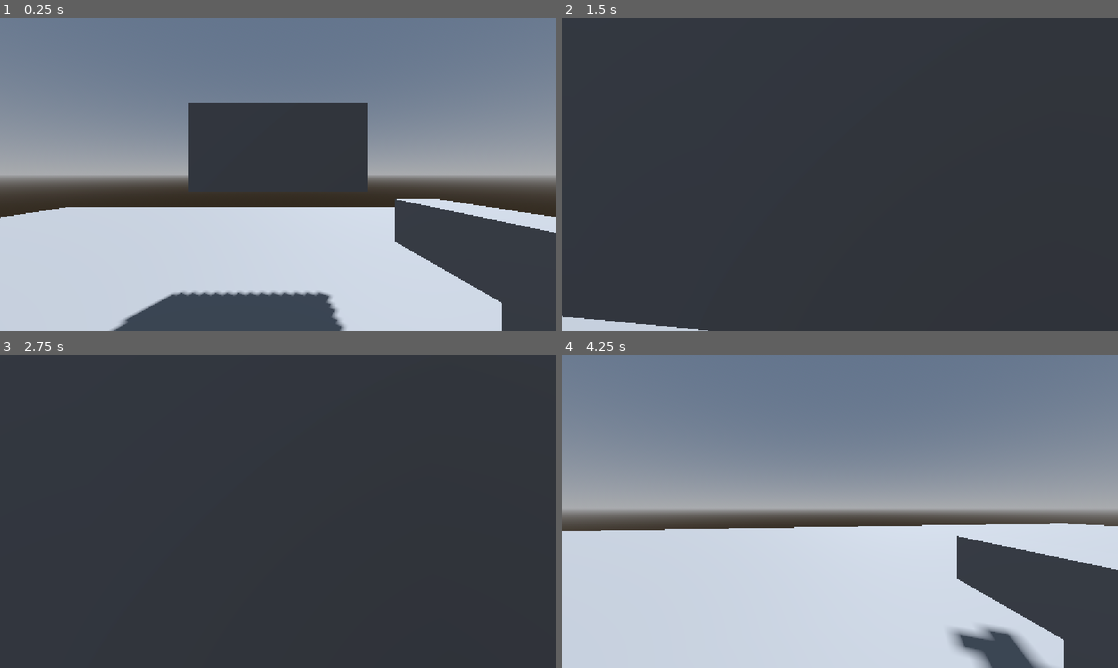
Above: before the commit, frames 1-4 (two rows, left to right).
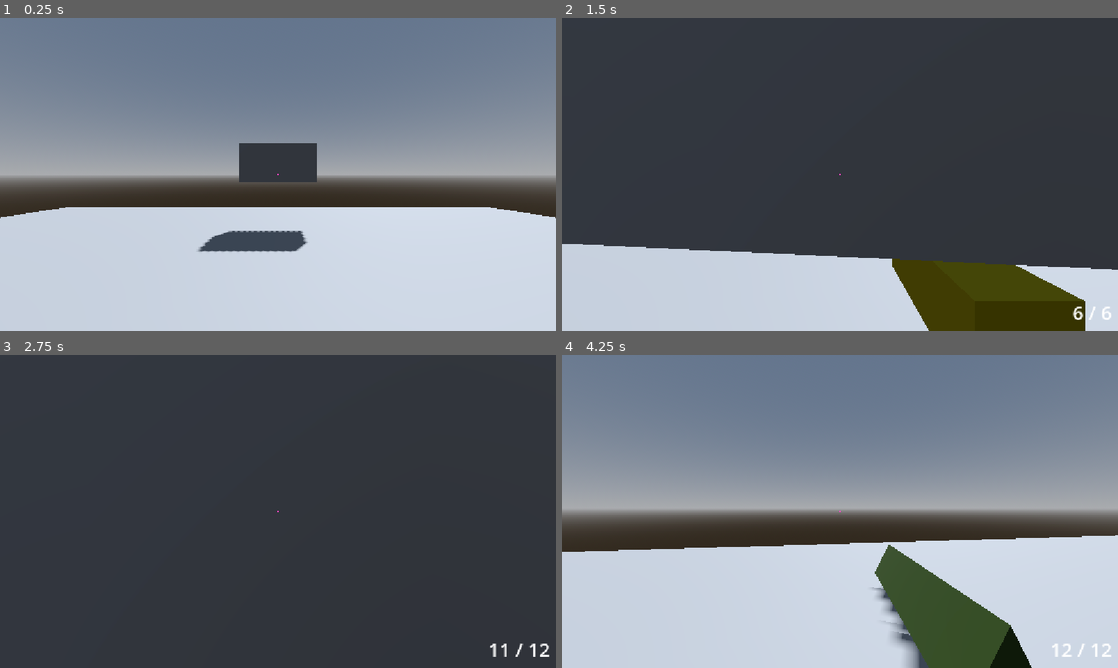
Above: after the commit, the same moments.

Repository: jmenoandrii/one-more-time
Game: Godot game, scene res://main.tscn
Same seed, same stepped clock (60 frames per second), same inputs: the game is played once before the commit and once after it.
Inputs (mouse positions are in pixels of both pictures, inside the frame that each line leads up to):
- Up to frame 1 (0.25 s): no input
- Up to frame 2 (1.5 s): tap Enter at 0.5 s; move the mouse to (867, 174) at 0.52 s; hold W (move_forward) from 0.53 s (still down); click (867, 174) at 0.6 s; tap Space (jump) at 0.77 s; tap 1 (weapon_1, bound only after the commit) at 0.8, 1.35 s; move the mouse to (812, 174) at 1.27 s
- Up to frame 3 (2.75 s): keep holding W (move_forward); tap Space (jump) at 1.52 s; tap 2 (weapon_2, bound only after the commit) at 1.55, 2.1 s; move the mouse to (289, 505) at 2.02 s; click (289, 505) at 2.3 s
- Up to frame 4 (4.25 s): keep holding W (move_forward); tap Space (jump) at 2.75, 3.02, 3.77 s; move the mouse to (834, 517) at 2.77 s; click (834, 517) at 2.85 s; tap 1 (weapon_1, bound only after the commit) at 3.05 s; tap Enter at 3.5 s; move the mouse to (878, 514) at 3.52 s; hold Ctrl (crouch) from 3.53 s (still down); tap 2 (weapon_2, bound only after the commit) at 3.8 s; tap R (reload, bound only after the commit) at 4.15 s

The runs differ from the first frame. In frame 1, 20% of the frame differs, in the area x 19-100%, y 27-100%; in frame 2, 23%, in the area x 0-100%, y 49-100%; in frame 3, 0.1%; in frame 4, 19%.

Commit message:
feat: implement basic weapon system

Diff:
--- a/Player.gd
+++ b/Player.gd
@@ -21,8 +21,11 @@
 @onready var collision_shape: CollisionShape3D = $CollisionShape3D
 @onready var mesh_instance: MeshInstance3D = $MeshInstance3D
 
-var bullet := load("res://bullet.tscn")
-@onready var bullet_pos: Node3D = $Head/Camera3D/BulletPos
+@onready var aim_ray: RayCast3D = $Head/Camera3D/AimRay
+@onready var ammo_label: Label = $"../HUD/AmmoLabel"
+@onready var weapons_manager: Node3D = $Head/Camera3D/Weapons
+var weapons: Array[Node] = []
+var current_weapon_index: int = -1
 
 
 func _ready() -> void:
@@ -31,7 +34,13 @@
 	normal_height = collision_shape.shape.height
 	crouch_height = normal_height - (normal_height * CROUCH_PERSENT)
 
+	weapons = weapons_manager.get_children()
+	for w in weapons:
+		w.ammo_updated.connect(_update_ammo_ui)
+	equip_weapon(-1)
+
 func _unhandled_input(event: InputEvent) -> void:
+	# Mouse rotation
 	if is_player_dead or not is_cursor_locked:
 		pass
 	elif event is InputEventMouseMotion:
@@ -39,6 +48,7 @@
 		head.rotate_x(-event.relative.y * MOUSE_SENSITIVITY)
 		head.rotation.x = clamp(head.rotation.x, deg_to_rad(-85.0), deg_to_rad(85.0))
 
+	# Pause
 	if Input.is_action_just_pressed("ui_cancel"):
 		is_cursor_locked = not is_cursor_locked
 		if is_cursor_locked:
@@ -46,14 +56,24 @@
 		else:
 			Input.mouse_mode = Input.MOUSE_MODE_VISIBLE
 
+	# Dying
 	if Input.is_action_just_pressed("dying"):
 		die()
 
-	if Input.is_action_just_pressed("click"):
-		var instance = bullet.instantiate()
-		instance.position = bullet_pos.global_position
-		instance.transform.basis = bullet_pos.global_transform.basis
-		get_parent().add_child(instance)
+	if current_weapon_index != -1:
+		# Shooting
+		if Input.is_action_just_pressed("click"):
+			weapons[current_weapon_index].shoot()
+
+		# Reload
+		if Input.is_action_just_pressed("reload"):
+			weapons[current_weapon_index].reload()
+
+	# Change weapon
+	if Input.is_action_just_pressed("weapon_1"):
+		equip_weapon(0)
+	elif Input.is_action_just_pressed("weapon_2"):
+		equip_weapon(1)
 
 func _physics_process(delta: float) -> void:
 	# gravity
@@ -117,3 +137,21 @@
 
 	velocity.x = move_toward(velocity.x, 0, 0.5)
 	velocity.z = move_toward(velocity.z, 0, 0.5)
+
+func equip_weapon(index: int) -> void:
+	if index < -1 or index >= weapons.size():
+		return
+
+	current_weapon_index = index
+
+	for i in range(weapons.size()):
+		weapons[i].visible = (i == current_weapon_index)
+
+	if current_weapon_index == -1:
+		ammo_label.text = ""
+	else:
+		var current_w = weapons[current_weapon_index]
+		_update_ammo_ui(current_w.current_ammo, current_w.max_ammo)
+
+func _update_ammo_ui(current: int, maximum: int) -> void:
+	ammo_label.text = str(current) + " / " + str(maximum)
--- /dev/null
+++ b/Weapon.gd
@@ -0,0 +1,44 @@
+extends Node3D
+
+signal ammo_updated(current: int, maximum: int)
+
+@export var weapon_name: String
+@export var bullet_scene: PackedScene
+@export var fire_rate: float = 0.5 # in sec
+@export var max_ammo: int = 6
+
+var current_ammo: int
+var can_shoot: bool = true
+
+@onready var bullet_pos: Marker3D = $BulletPos
+
+
+func _ready() -> void:
+	current_ammo = max_ammo
+
+func shoot() -> void:
+	# shot accessibility check
+	if not can_shoot or current_ammo <= 0:
+		return
+
+	# shooting
+	can_shoot = false
+	_update_ammo(current_ammo - 1)
+
+	var instance = bullet_scene.instantiate()
+
+	get_tree().root.add_child(instance)
+
+	instance.global_position = bullet_pos.global_position
+	instance.global_transform.basis = bullet_pos.global_transform.basis
+
+	# timer
+	await get_tree().create_timer(fire_rate).timeout
+	can_shoot = true
+
+func reload() -> void:
+	_update_ammo(max_ammo)
+
+func _update_ammo(ammo: int) -> void:
+	current_ammo = ammo
+	ammo_updated.emit(current_ammo, max_ammo)
--- a/bullet.tscn
+++ b/bullet.tscn
@@ -1,6 +1,6 @@
 [gd_scene format=3 uid="uid://2c2yvqfjbuaq"]
 
-[ext_resource type="Script" uid="uid://bxs7cpj0ipvkt" path="res://bullet.gd" id="1_v7oki"]
+[ext_resource type="Script" uid="uid://bxs7cpj0ipvkt" path="res://Bullet.gd" id="1_v7oki"]
 
 [sub_resource type="BoxMesh" id="BoxMesh_0rpfx"]
 size = Vector3(0.1, 0.1, 0.3)
--- a/main.tscn
+++ b/main.tscn
@@ -1,6 +1,8 @@
 [gd_scene format=3 uid="uid://64v5n6kbdbjp"]
 
 [ext_resource type="Script" uid="uid://6vq11mknutph" path="res://Player.gd" id="1_ig7tw"]
+[ext_resource type="Script" uid="uid://c7f4265cs6mif" path="res://Weapon.gd" id="2_0xm2m"]
+[ext_resource type="PackedScene" uid="uid://2c2yvqfjbuaq" path="res://bullet.tscn" id="3_h2yge"]
 
 [sub_resource type="ProceduralSkyMaterial" id="ProceduralSkyMaterial_ig7tw"]
 sky_horizon_color = Color(0.66224277, 0.6717428, 0.6867428, 1)
@@ -24,10 +26,24 @@
 
 [sub_resource type="CapsuleShape3D" id="CapsuleShape3D_g0qyx"]
 
+[sub_resource type="StandardMaterial3D" id="StandardMaterial3D_osii8"]
+albedo_color = Color(0.6572094, 0.58556813, 0, 1)
+
 [sub_resource type="BoxMesh" id="BoxMesh_osii8"]
+material = SubResource("StandardMaterial3D_osii8")
 size = Vector3(0.2, 0.2, 0.6)
 
 [sub_resource type="BoxMesh" id="BoxMesh_qcgbb"]
+size = Vector3(0.2, 0.2, 0.1)
+
+[sub_resource type="StandardMaterial3D" id="StandardMaterial3D_g0qyx"]
+albedo_color = Color(0.21176471, 0.2901961, 0.09803922, 1)
+
+[sub_resource type="PrismMesh" id="PrismMesh_0rpfx"]
+material = SubResource("StandardMaterial3D_g0qyx")
+size = Vector3(0.2, 0.2, 1.03)
+
+[sub_resource type="BoxMesh" id="BoxMesh_ig7tw"]
 size = Vector3(0.2, 0.2, 0.1)
 
 [sub_resource type="SphereMesh" id="SphereMesh_0rpfx"]
@@ -73,20 +89,48 @@
 transform = Transform3D(1, 0, 0, 0, 1, 0, 0, 0, 1, 0, 2, 0)
 
 [node name="Camera3D" type="Camera3D" parent="Player/Head" unique_id=1443790826]
-transform = Transform3D(1, 0, 0, 0, 1, 0, 0, 0, 1, 0, 0, -0.26701617)
+transform = Transform3D(1, 0, 0, 0, 1, 0, 0, 0, 1, 0, 0, -0.2670164)
 
-[node name="Gun" type="Node3D" parent="Player/Head/Camera3D" unique_id=2037804982]
-transform = Transform3D(1, 0, 0, 0, 1, 0, 0, 0, 1, 0.6500988, -0.21560359, -0.65908337)
+[node name="Weapons" type="Node3D" parent="Player/Head/Camera3D" unique_id=2037804982]
+transform = Transform3D(1, 0, 0, 0, 1, 0, 0, 0, 1, 0.345, -0.33, -0.67)
 
-[node name="MeshInstance3D" type="MeshInstance3D" parent="Player/Head/Camera3D/Gun" unique_id=2921678]
+[node name="Revolver" type="Node3D" parent="Player/Head/Camera3D/Weapons" unique_id=1711010358]
+visible = false
+script = ExtResource("2_0xm2m")
+weapon_name = "revolver"
+bullet_scene = ExtResource("3_h2yge")
+
+[node name="MeshInstance3D" type="MeshInstance3D" parent="Player/Head/Camera3D/Weapons/Revolver" unique_id=2921678]
 mesh = SubResource("BoxMesh_osii8")
 
-[node name="MeshInstance3D2" type="MeshInstance3D" parent="Player/Head/Camera3D/Gun" unique_id=2103422841]
+[node name="MeshInstance3D2" type="MeshInstance3D" parent="Player/Head/Camera3D/Weapons/Revolver" unique_id=2103422841]
 transform = Transform3D(1, 0, 0, 0, 1, 0, 0, 0, 1, 0, -0.16165364, 0.20896345)
 mesh = SubResource("BoxMesh_qcgbb")
 
-[node name="BulletPos" type="Node3D" parent="Player/Head/Camera3D" unique_id=1062474052]
-transform = Transform3D(1, 0, 0, 0, 1, 0, 0, 0, 1, 0, 0, -0.6214429)
+[node name="BulletPos" type="Marker3D" parent="Player/Head/Camera3D/Weapons/Revolver" unique_id=1190349847]
+transform = Transform3D(1, 0, 0, 0, 1, 0, 0, 0, 1, 0, 0, -0.35285765)
+
+[node name="Rifle" type="Node3D" parent="Player/Head/Camera3D/Weapons" unique_id=714877951]
+visible = false
+script = ExtResource("2_0xm2m")
+weapon_name = "rifle"
+bullet_scene = ExtResource("3_h2yge")
+fire_rate = 0.2
+max_ammo = 12
+
+[node name="MeshInstance3D" type="MeshInstance3D" parent="Player/Head/Camera3D/Weapons/Rifle" unique_id=1408188023]
+transform = Transform3D(1, 0, 0, 0, 1, 0, 0, 0, 1, 0, 0, -0.25687975)
+mesh = SubResource("PrismMesh_0rpfx")
+
+[node name="MeshInstance3D2" type="MeshInstance3D" parent="Player/Head/Camera3D/Weapons/Rifle" unique_id=1878162131]
+transform = Transform3D(1, 0, 0, 0, 1, 0, 0, 0, 1, 0, -0.16165364, 0.20896345)
+mesh = SubResource("BoxMesh_ig7tw")
+
+[node name="BulletPos" type="Marker3D" parent="Player/Head/Camera3D/Weapons/Rifle" unique_id=1705507264]
+transform = Transform3D(1, 0, 0, 0, 1, 0, 0, 0, 1, 0, 0, -0.82067233)
+
+[node name="AimRay" type="RayCast3D" parent="Player/Head/Camera3D" unique_id=1349732674]
+target_position = Vector3(0, 0, -1000)
 
 [node name="MeshInstance3D" type="MeshInstance3D" parent="Player/Head" unique_id=1868013299]
 mesh = SubResource("SphereMesh_0rpfx")
@@ -96,10 +140,49 @@
 mesh = SubResource("BoxMesh_0rpfx")
 
 [node name="block" type="StaticBody3D" parent="." unique_id=2095413306]
-transform = Transform3D(1, 0, 0, 0, 1, 0, 0, 0, 1, 0, 1.8508482, -3.0418048)
+transform = Transform3D(1, 0, 0, 0, 1, 0, 0, 0, 1, 0, 1.8508482, -5.960575)
 
 [node name="MeshInstance3D" type="MeshInstance3D" parent="block" unique_id=1447698918]
 mesh = SubResource("BoxMesh_g0qyx")
 
 [node name="CollisionShape3D" type="CollisionShape3D" parent="block" unique_id=487611925]
 shape = SubResource("BoxShape3D_osii8")
+
+[node name="HUD" type="CanvasLayer" parent="." unique_id=239500367]
+
+[node name="CenterContainer" type="CenterContainer" parent="HUD" unique_id=1974874258]
+anchors_preset = 8
+anchor_left = 0.5
+anchor_top = 0.5
+anchor_right = 0.5
+anchor_bottom = 0.5
+offset_left = -20.0
+offset_top = -20.0
+offset_right = 20.0
+offset_bottom = 20.0
+grow_horizontal = 2
+grow_vertical = 2
+size_flags_horizontal = 0
+size_flags_vertical = 0
+
+[node name="ColorRect" type="ColorRect" parent="HUD/CenterContainer" unique_id=2022210584]
+custom_minimum_size = Vector2(4, 4)
+layout_mode = 2
+mouse_filter = 2
+color = Color(1, 0.2784314, 0.79607844, 1)
+
+[node name="AmmoLabel" type="Label" parent="HUD" unique_id=885559988]
+anchors_preset = 3
+anchor_left = 1.0
+anchor_top = 1.0
+anchor_right = 1.0
+anchor_bottom = 1.0
+offset_left = -94.0
+offset_top = -66.0
+offset_right = -12.0
+offset_bottom = -11.0
+grow_horizontal = 0
+grow_vertical = 0
+theme_override_font_sizes/font_size = 40
+text = "0 / 0"
+justification_flags = 131
--- a/project.godot
+++ b/project.godot
@@ -67,6 +67,21 @@
 "events": [Object(InputEventMouseButton,"resource_local_to_scene":false,"resource_name":"","device":-1,"window_id":0,"a …(258 unchanged characters)…
 ]
 }
+reload={
+"deadzone": 0.2,
+"events": [Object(InputEventKey,"resource_local_to_scene":false,"resource_name":"","device":-1,"window_id":0,"alt_pressed":false,"shift_pressed":false,"ctrl_pressed":false,"meta_pressed":false,"pressed":false,"keycode":0,"physical_keycode":82,"key_label":0,"unicode":114,"location":0,"echo":false,"script":null)
+]
+}
+weapon_1={
+"deadzone": 0.2,
+"events": [Object(InputEventKey,"resource_local_to_scene":false,"resource_name":"","device":-1,"window_id":0,"alt_pressed":false,"shift_pressed":false,"ctrl_pressed":false,"meta_pressed":false,"pressed":false,"keycode":0,"physical_keycode":49,"key_label":0,"unicode":49,"location":0,"echo":false,"script":null)
+]
+}
+weapon_2={
+"deadzone": 0.2,
+"events": [Object(InputEventKey,"resource_local_to_scene":false,"resource_name":"","device":-1,"window_id":0,"alt_pressed":false,"shift_pressed":false,"ctrl_pressed":false,"meta_pressed":false,"pressed":false,"keycode":0,"physical_keycode":50,"key_label":0,"unicode":50,"location":0,"echo":false,"script":null)
+]
+}
 
 [physics]
 
Renamed: bullet.gd -> Bullet.gd
Renamed: bullet.gd.uid -> Bullet.gd.uid
Not shown, added: Weapon.gd.uid
